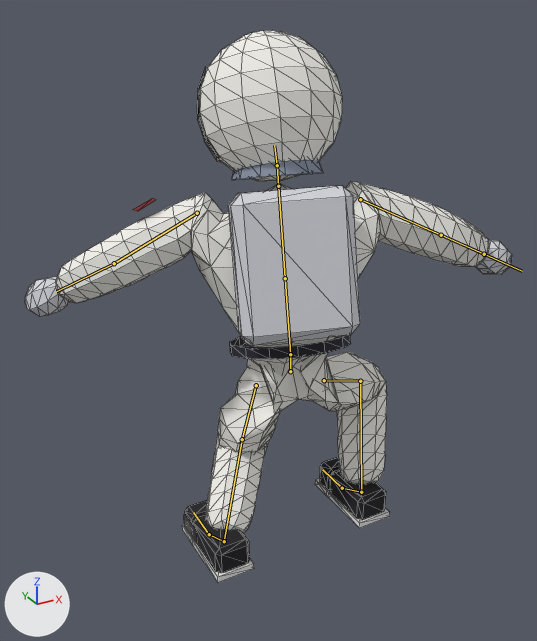
The glTF model public/models/lou-gnar.glb, before and after one commit.
The view is the same before and after, from a camera (50 mm lens) standing at (-1.07, -1.799, 2.094) and looking at (0.004, 0.152, 1.118). The axes (+X, +Y, +Z) are drawn at lower left. The lights are the same throughout. The older version comes first. Both versions are drawn at frame 10 of the action 'bs180'; the numbers are the values there. The bones that change, and the others that lie on the model, are drawn over the model as lines. Mesh edges are drawn as thin lines.

Objects in the first picture: 'LouGnar'.
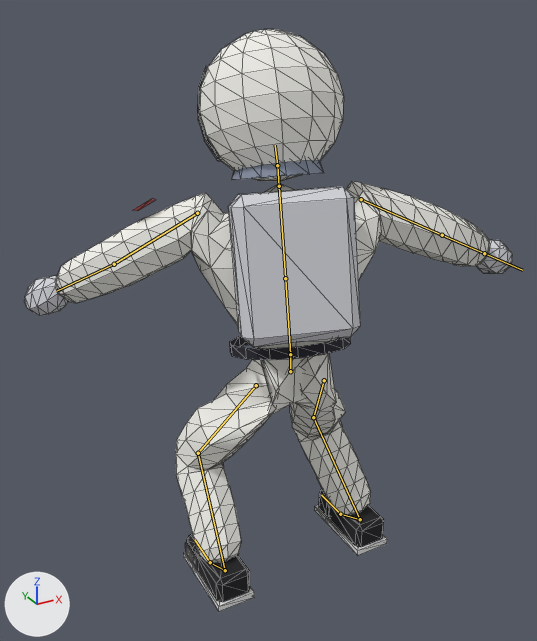
Boxes (x1, y1, x2, y2) around the edits, measured in the pictures (537 x 641 px):
'LouGnar', posed: before (25, 30, 512, 582); after (25, 29, 512, 611)
bone 'LeftUpLeg', root to tip: before (256, 385) to (242, 439); after (256, 385) to (198, 453)
bone 'LeftLeg', root to tip: before (242, 439) to (224, 541); after (198, 453) to (225, 570)
bone 'LeftFoot', root to tip: before (224, 541) to (209, 534); after (225, 570) to (210, 562)
bone 'RightUpLeg', root to tip: before (324, 380) to (360, 381); after (324, 380) to (313, 417)
bone 'RightLeg', root to tip: before (360, 381) to (361, 492); after (313, 417) to (360, 519)
bone 'RightFoot', root to tip: before (361, 492) to (342, 488); after (360, 519) to (340, 514)

The change in detail:
Bone 'LeftUpLeg' (bone_leftupleg) turns from (35, 162, 8) to (23, 156, -20) degrees about its own x, y and z.
Bone 'LeftLeg' (bone_leftleg) turns from (-82, 35, 29) to (-75, 0, -15) degrees about its own x, y and z.
Bone 'LeftFoot' (bone_leftfoot) turns from (-5, -39, -178) to (8, -6, 180) degrees about its own x, y and z.
Bone 'RightUpLeg' (bone_rightupleg) turns from (-133, -2, -132) to (43, 167, 18) degrees about its own x, y and z.
Bone 'RightLeg' (bone_rightleg) turns from (-60, 30, 65) to (-76, 0, 13) degrees about its own x, y and z.
Bone 'RightFoot' (bone_rightfoot) turns from (20, -20, 177) to (14, 7, -179) degrees about its own x, y and z.
Bone 'Spine' (bone_spine) turns from (14, 1, -2) to (13, 0, -2) degrees about its own x, y and z.
